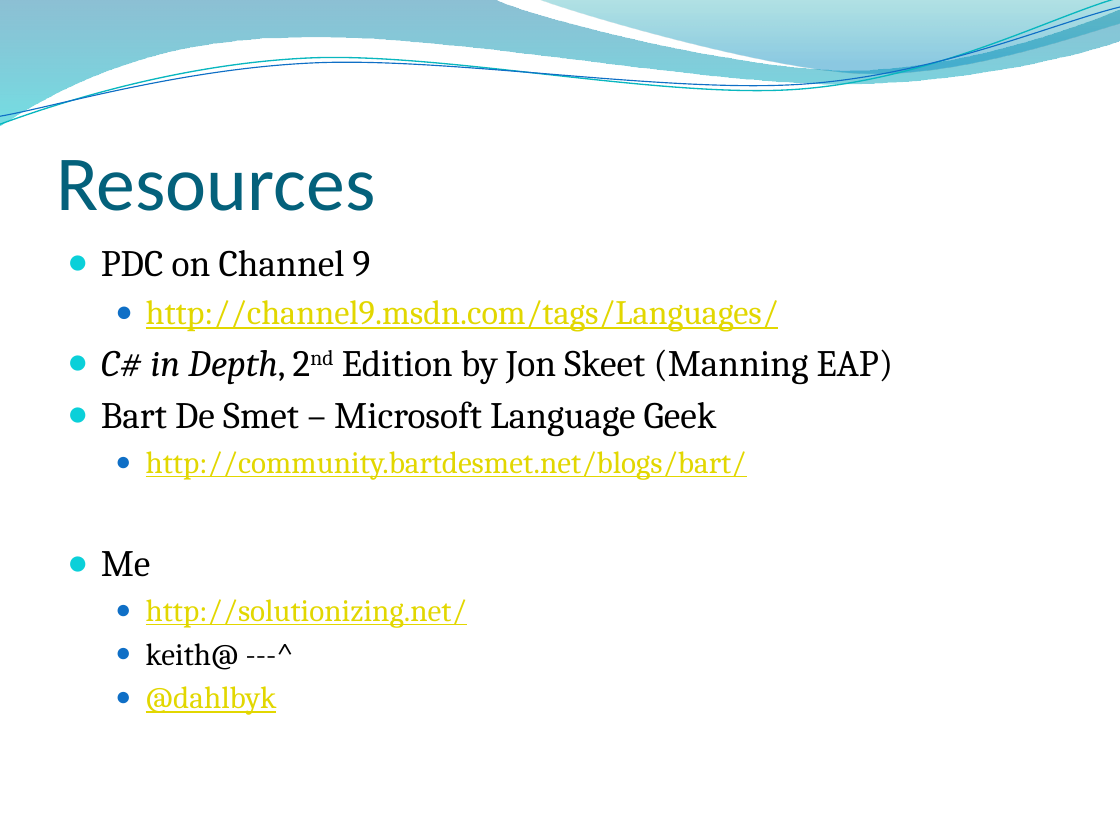
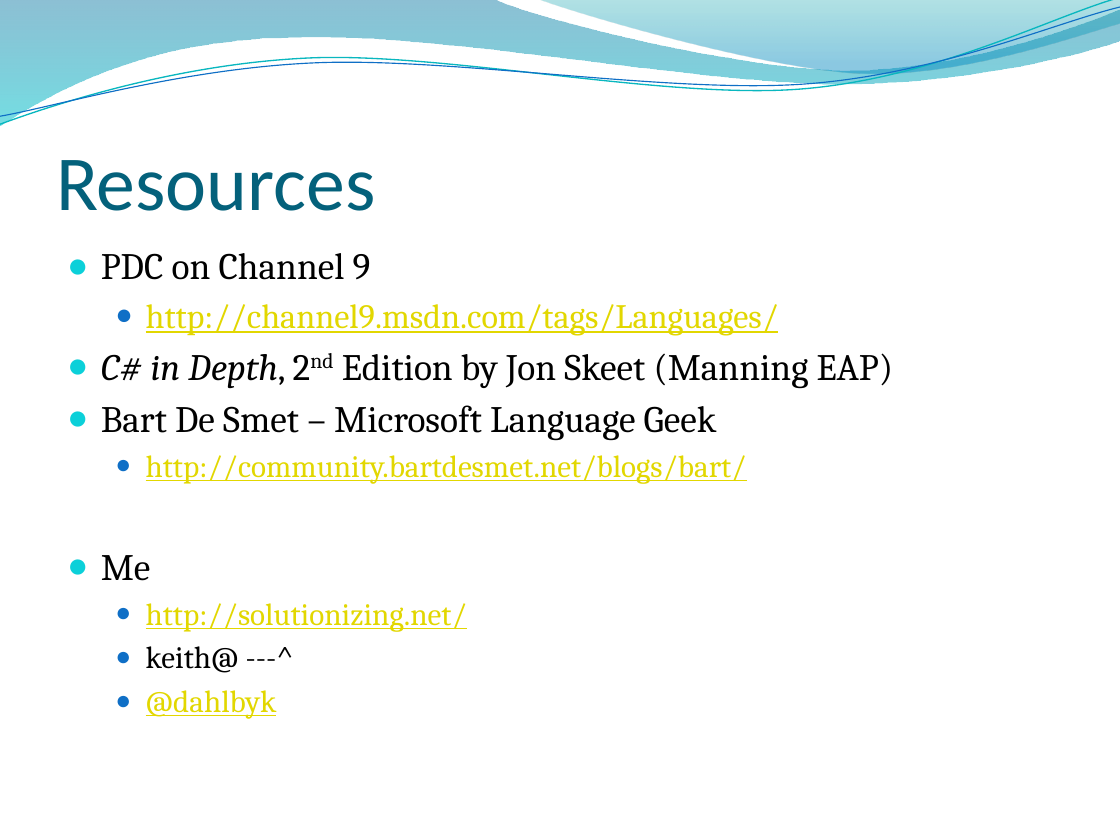
Before and after one commit to dahlbyk/Presentations, a slide deck: slide 33 of DLR/KDahlby.201006.KCDC.DLR.pptx (slide 32 before the commit). Drawn at 1120x840 pixels with LibreOffice and Linux fonts; fonts in the diff are those of the drawing; background and template pictures are left out. Boxes give left, top, right and bottom in pixels: in the first picture for what was removed or moved away, otherwise in the second. Text is boxed around its words. In the diff, an @@ line names an element or a change of style, - is before the commit and + after.

```diff
--- a/DLR/KDahlby.201006.KCDC.DLR.pptx
+++ b/DLR/KDahlby.201006.KCDC.DLR.pptx
@@ text "PDC on Channel 9": place and size @@
-text "PDC on Channel 9" at <box>101,250,893,715</box>
+text "PDC on Channel 9" at <box>101,253,893,719</box>
```
Also in this commit, not shown: 29 other slides changed, 1 slide added.
